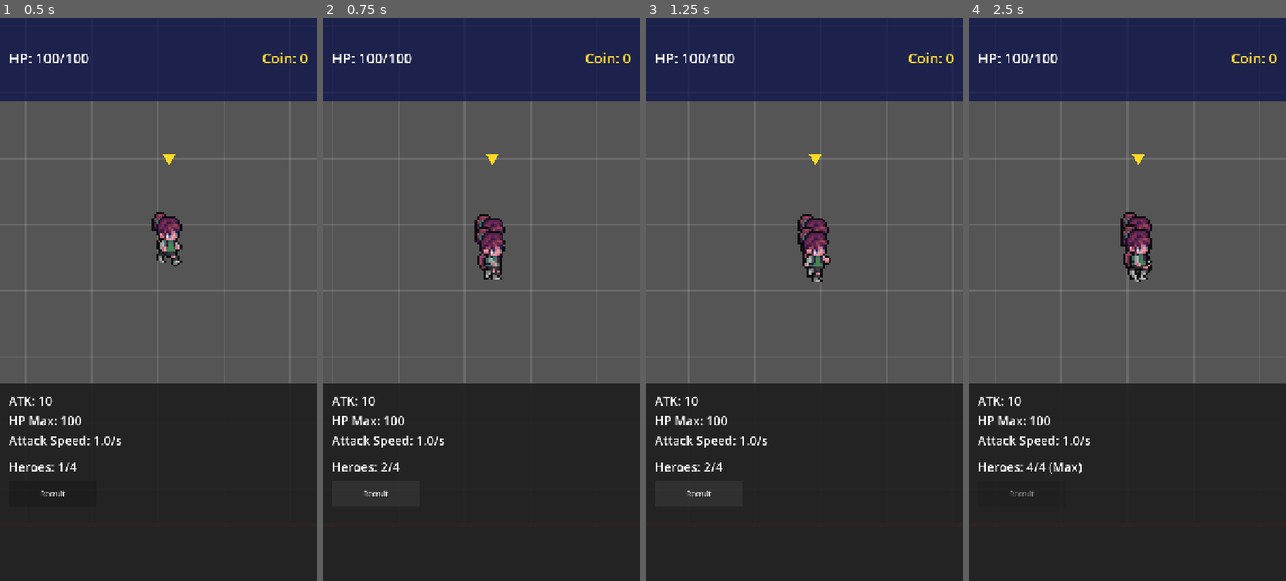
Above: before the commit, frames 1-4 (left to right).
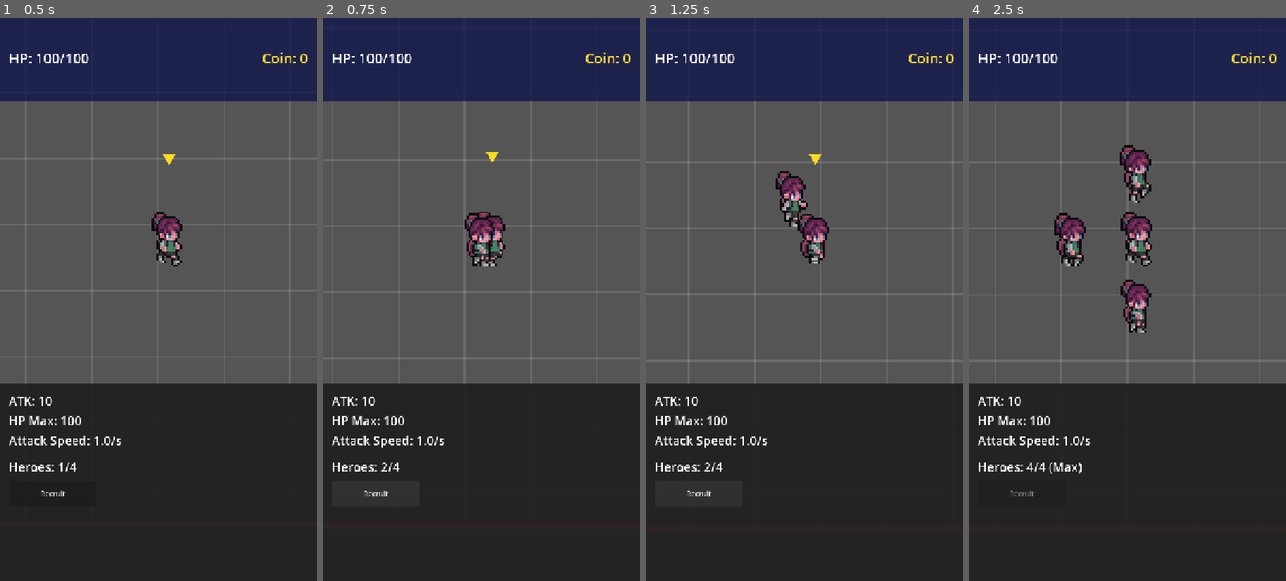
Above: after the commit, the same moments.

Repository: kernwaratjearadisak-bit/AI-GAME
Game: Godot game, scene res://Main.tscn
Same seed, same stepped clock (60 frames per second), same inputs: the game is played once before the commit and once after it.
Inputs:
- Up to frame 1 (0.5 s): no input
- Up to frame 2 (0.75 s): click "Recruit" at 0.5 s
- Up to frame 3 (1.25 s): no input
- Up to frame 4 (2.5 s): click "Recruit" at 1.25 s; click "Recruit" at 2 s

Frame 1 is identical in both runs. In frame 2, 1.1% of the frame differs, in the area x 44-58%, y 23-47%; in frame 3, 1.2%; in frame 4, 2.7%, in the area x 26-58%, y 22-56%.

Commit message:
Add hero knock-back, formation slots, and retune HP potion
- HP potion: drop chance 0.5 -> 0.25, heal 20 -> 15
- Hero attacks knock the enemy back 65px (30% chance) with a 0.12s
  tween; the enemy is stunned (no move/attack) for that duration
- Non-selected heroes get a formation slot relative to the leader,
  ordered by recruit_index (top, bottom, left at 150px); they walk
  to it when no enemy is in sight and stop within 5px
- Leash now returns heroes to their formation slot; RETURN_STOP_RANGE
  lowered to 50 so the stop point stays clear of the 300px leash range
- HeroParty assigns recruit_index 0, 1, 2, 3 in recruit order

Co-Authored-By: Claude Opus 5.5 <noreply@anthropic.com>

Diff:
--- a/Enemy.gd
+++ b/Enemy.gd
@@ -4,7 +4,8 @@
 const STOP_DISTANCE := 40.0
 const COIN_SCENE := preload("res://CoinPickup.tscn")
 const HP_POTION_SCENE := preload("res://HPPotionPickup.tscn")
-const HP_POTION_DROP_CHANCE := 0.5
+const HP_POTION_DROP_CHANCE := 0.25
+const WORLD_SCRIPT := preload("res://World.gd")
 # อ้างอิงค่าเดียวกับ Hero เพื่อให้ปรับพร้อมกัน — ใช้เป็นรัศมีของ DetectArea
 const ENEMY_DETECT_RANGE: float = preload("res://Hero.gd").HERO_DETECT_RANGE
 
@@ -16,6 +17,8 @@
 var attack_interval: float = 1.5
 var attack_timer: float = 0.0
 var target_hero: Node2D = null
+var is_knocked_back := false
+var knockback_tween: Tween = null
 
 var heroes_in_detect: Array[Node2D] = []
 
@@ -28,7 +31,8 @@
 
 
 func _process(delta: float) -> void:
-	if hp <= 0:
+	# ระหว่างโดน knock-back = stun: ไม่เดิน ไม่โจมตี
+	if hp <= 0 or is_knocked_back:
 		return
 
 	# ไม่มี Hero ใน DetectArea (ยังไม่เคยเจอ หรือ Hero ออกนอกระยะไปแล้ว) = ยืนนิ่งที่ตำแหน่งปัจจุบัน
@@ -69,6 +73,17 @@
 		target_hero.take_damage(attack_damage)
 
 
+func apply_knockback(offset: Vector2, duration: float) -> void:
+	if knockback_tween and knockback_tween.is_valid():
+		knockback_tween.kill()
+	is_knocked_back = true
+	attack_timer = 0.0
+	var destination := WORLD_SCRIPT.clamp_to_bounds(global_position + offset)
+	knockback_tween = create_tween()
+	knockback_tween.tween_property(self, "global_position", destination, duration).set_ease(Tween.EASE_OUT).set_trans(Tween.TRANS_QUAD)
+	knockback_tween.finished.connect(func() -> void: is_knocked_back = false)
+
+
 func take_damage(amount: int) -> void:
 	if hp <= 0:
 		return
--- a/HPPotionPickup.gd
+++ b/HPPotionPickup.gd
@@ -1,7 +1,7 @@
 extends Node2D
 
 const MOVE_DURATION := 0.4
-const HP_POTION_HEAL_AMOUNT := 20
+const HP_POTION_HEAL_AMOUNT := 15
 
 var start_position := Vector2.ZERO
 var has_start_position := false
--- a/Hero.gd
+++ b/Hero.gd
@@ -4,9 +4,9 @@
 
 const SELECT_HALF_SIZE := Vector2(120, 160)
 const RETURN_LEASH_RANGE := 300.0
-# เมื่อเข้า RETURNING แล้ว ให้เดินกลับจนเข้าใกล้ leader ระยะนี้ก่อนค่อยกลับไปหา Enemy
-# (ถ้าหยุดที่ขอบ 300 พอดี จะสลับ RETURNING/SEEKING ไปมาทุกเฟรม)
-const RETURN_STOP_RANGE := 150.0
+# เมื่อเข้า RETURNING แล้ว ให้เดินกลับจนเข้าใกล้ formation slot ระยะนี้ก่อนค่อยกลับไปหา Enemy
+# slot ห่าง leader 150 → หยุดที่ ≤ 200 จาก leader ต่ำกว่า RETURN_LEASH_RANGE พอ ไม่สลับ RETURNING/SEEKING ไปมาทุกเฟรม
+const RETURN_STOP_RANGE := 50.0
 const MOVE_SPEED := 150.0
 # ต้องเร็วกว่า MOVE_SPEED ไม่งั้นจะไม่มีวันตามทัน leader ที่กำลังเดินขวาอยู่
 const RETURN_SPEED := 225.0
@@ -15,6 +15,13 @@
 const WORLD_SCRIPT := preload("res://World.gd")
 const HERO_SEPARATION_DISTANCE := 24.0
 const SEPARATION_PUSH_SPEED := 80.0
+const HERO_KNOCKBACK_CHANCE := 0.3
+const HERO_KNOCKBACK_DISTANCE := 65.0
+# ระยะเวลาที่ Enemy ถูกดันถอยหลัง = ระยะเวลาที่ Enemy ถูก stun ด้วย
+const HERO_KNOCKBACK_DURATION := 0.12
+# ตำแหน่งสัมพัทธ์กับ leader ของ Hero ที่ไม่ได้ถูกเลือก เรียงตาม recruit_index น้อย→มาก: บน, ล่าง, ซ้าย
+const FORMATION_OFFSETS: Array[Vector2] = [Vector2(0, -150), Vector2(0, 150), Vector2(-150, 0)]
+const FORMATION_ARRIVE_DISTANCE := 5.0
 
 @onready var animated_sprite: AnimatedSprite2D = $AnimatedSprite2D
 @onready var sight_area: Area2D = $SightArea
@@ -28,6 +35,8 @@
 var attack_timer: float = 0.0
 var coin_count: int = 0
 var is_selected: bool = false
+# ลำดับการ recruit: ตัวแรกตั้งแต่ต้นเกม = 0, ตัวที่กด Recruit เพิ่มตามลำดับ = 1, 2, 3 (HeroParty เป็นคนตั้ง)
+var recruit_index: int = 0
 var state: HeroState = HeroState.SEEKING
 
 var enemies_in_sight: Array[Node2D] = []
@@ -79,8 +88,8 @@
 	if hp <= 0:
 		return
 
-	# is_selected มีผลกับ AI แค่จุดเดียว: ตัวที่ไม่ได้ถูกเลือกจะมี leash กลับหา leader
-	# ส่วน หา/ไล่/ต่อสู้/เดินขวา ด้านล่าง ทุกตัวรันอิสระของตัวเอง
+	# is_selected มีผลกับ AI แค่ตอนไม่มีการต่อสู้: ตัวที่ไม่ได้ถูกเลือกจะมี leash และ fallback กลับ formation slot
+	# ส่วน หา/ไล่/ต่อสู้ Enemy ด้านล่าง ทุกตัวรันอิสระของตัวเอง
 	if not is_selected:
 		_update_leash(delta)
 
@@ -94,8 +103,10 @@
 		var target := _find_nearest_enemy_in_sight()
 		if target:
 			_chase_enemy(target, delta)
+		elif is_selected:
+			_walk_forward(delta)
 		else:
-			_walk_forward(delta)
+			_move_to_formation_slot(delta)
 		return
 
 	state = HeroState.FIGHTING
@@ -105,9 +116,33 @@
 		_attack_current_target()
 
 
-# fallback เมื่อไม่มี Enemy ใน SightArea: เดินไปทางขวาเรื่อยๆ
+# fallback ของ Hero ที่ถูกเลือก เมื่อไม่มี Enemy ใน SightArea: เดินไปทางขวาเรื่อยๆ
 func _walk_forward(delta: float) -> void:
 	global_position = WORLD_SCRIPT.clamp_to_bounds(global_position + Vector2.RIGHT * MOVE_SPEED * delta)
+
+
+# fallback ของ Hero ที่ไม่ได้ถูกเลือก เมื่อไม่มี Enemy ใน SightArea: เดินไป formation slot แล้วหยุดรอ
+func _move_to_formation_slot(delta: float) -> void:
+	var leader := get_tree().get_first_node_in_group("party_leader")
+	if leader == null:
+		return
+	var slot := _get_formation_slot(leader)
+	if global_position.distance_to(slot) < FORMATION_ARRIVE_DISTANCE:
+		return
+	# ใช้ RETURN_SPEED เพราะต้องเร็วกว่า leader ที่เดินขวาอยู่ ไม่งั้นจะตามไม่ทัน slot
+	global_position = global_position.move_toward(slot, RETURN_SPEED * delta)
+
+
+# คำนวณใหม่ทุกครั้งที่เรียก จึงอัปเดตเองเมื่อเปลี่ยนตัวที่เลือก / มีการ recruit / มี Hero ตาย
+func _get_formation_slot(leader: Node2D) -> Vector2:
+	var followers: Array[Node2D] = []
+	for hero in get_tree().get_nodes_in_group("heroes"):
+		if not hero.is_selected and hero.hp > 0:
+			followers.append(hero)
+	followers.sort_custom(func(a: Node2D, b: Node2D) -> bool: return a.recruit_index < b.recruit_index)
+
+	var slot_index := mini(followers.find(self), FORMATION_OFFSETS.size() - 1)
+	return WORLD_SCRIPT.clamp_to_bounds(leader.global_position + FORMATION_OFFSETS[slot_index])
 
 
 func _find_nearest_enemy_in_sight() -> Node2D:
@@ -149,6 +184,7 @@
 	if leader == null:
 		return
 
+	# เข้า RETURNING ตามระยะห่างจาก leader เหมือนเดิม แต่เดินกลับไปที่ formation slot ของตัวเอง
 	var distance := global_position.distance_to(leader.global_position)
 
 	if distance > RETURN_LEASH_RANGE and state != HeroState.RETURNING:
@@ -160,9 +196,9 @@
 	if state != HeroState.RETURNING:
 		return
 
-	if distance > RETURN_STOP_RANGE:
-		var next_position := global_position.move_toward(leader.global_position, RETURN_SPEED * delta)
-		global_position = WORLD_SCRIPT.clamp_to_bounds(next_position)
+	var slot := _get_formation_slot(leader)
+	if global_position.distance_to(slot) > RETURN_STOP_RANGE:
+		global_position = global_position.move_toward(slot, RETURN_SPEED * delta)
 	else:
 		state = HeroState.SEEKING
 		sight_area.monitoring = true
@@ -170,8 +206,14 @@
 
 func _attack_current_target() -> void:
 	var target: Node2D = enemies_in_attack_range[0]
-	if is_instance_valid(target):
-		target.take_damage(attack_damage)
+	if not is_instance_valid(target):
+		return
+	target.take_damage(attack_damage)
+	if target.hp > 0 and randf() < HERO_KNOCKBACK_CHANCE:
+		var direction := global_position.direction_to(target.global_position)
+		if direction == Vector2.ZERO:
+			direction = Vector2.RIGHT
+		target.apply_knockback(direction * HERO_KNOCKBACK_DISTANCE, HERO_KNOCKBACK_DURATION)
 
 
 func take_damage(amount: int) -> void:
--- a/HeroParty.gd
+++ b/HeroParty.gd
@@ -8,11 +8,16 @@
 # จุดเกิดในพิกัด World (ขนาด 14400x1280): ชิดซ้าย กึ่งกลางแนวตั้ง
 const BASE_POSITION := Vector2(1000, 640)
 
+# ตัวแรกตั้งแต่ต้นเกม = 0 ตัวที่ recruit เพิ่มได้ 1, 2, 3 ตามลำดับ
+var next_recruit_index := 0
+
 
 func _ready() -> void:
 	add_to_group("hero_party")
 
 	var hero: CharacterBody2D = HERO_SCENE.instantiate()
+	hero.recruit_index = next_recruit_index
+	next_recruit_index += 1
 	add_child(hero)
 	hero.global_position = BASE_POSITION
 	hero.select()
@@ -40,6 +45,8 @@
 	var spawn_position: Vector2 = leader.global_position if leader else BASE_POSITION
 
 	var hero: CharacterBody2D = HERO_SCENE.instantiate()
+	hero.recruit_index = next_recruit_index
+	next_recruit_index += 1
 	add_child(hero)
 	hero.global_position = spawn_position + Vector2(0, RECRUIT_OFFSET)
 
